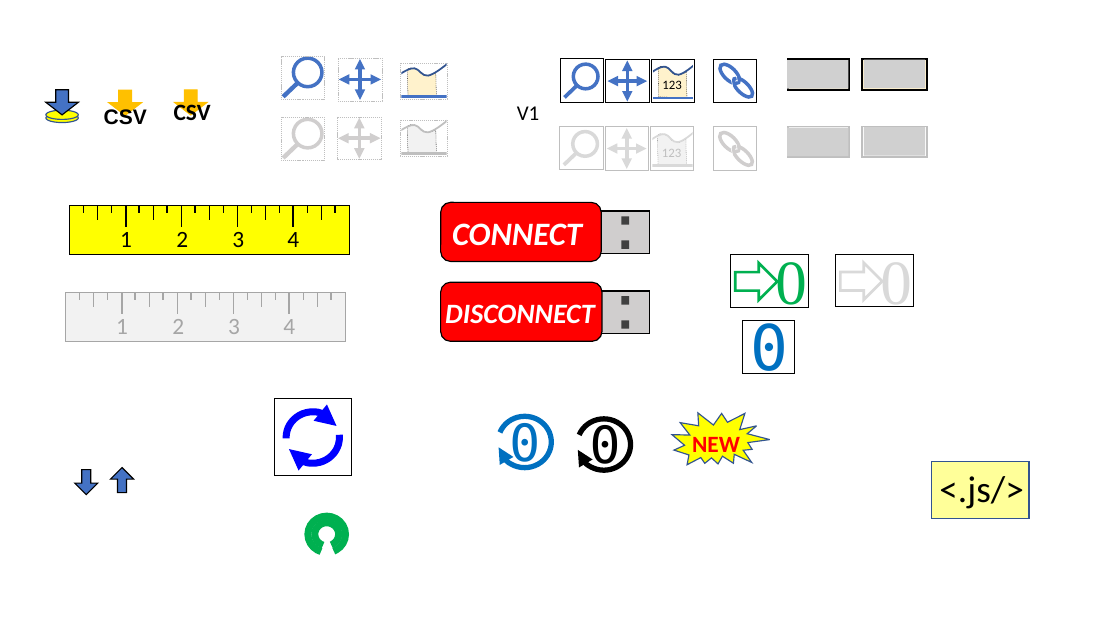
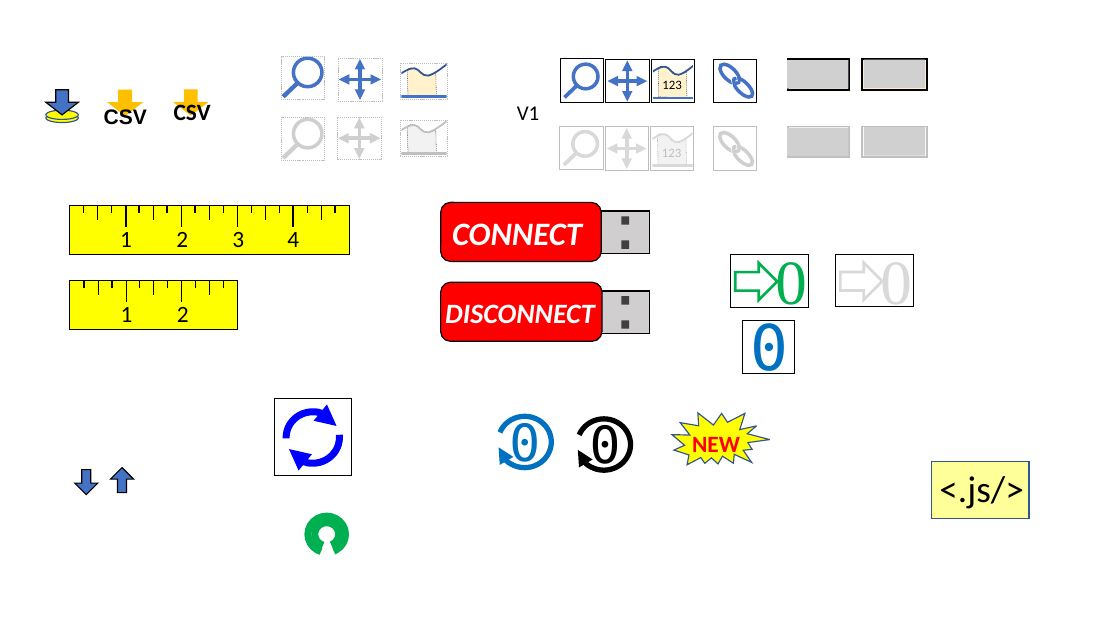
Before and after one commit to matsselen/IOLabWeb, a slide deck: slide 1 of images/IOLabWebImages.pptx. Drawn at 1120x630 pixels with LibreOffice and Linux fonts; fonts in the diff are those of the drawing; grey boxes stand for pictures. Boxes give left, top, right and bottom in pixels: in the first picture for what was removed or moved away, otherwise in the second. Text is boxed around its words. In the diff, an @@ line names an element or a change of style, - is before the commit and + after.

```diff
--- a/images/IOLabWebImages.pptx
+++ b/images/IOLabWebImages.pptx
@@ rectangle: place and size @@
-rectangle at bbox=[66, 293, 345, 342]
+rectangle at bbox=[70, 281, 238, 329]
@@ rectangle at bbox=[70, 281, 238, 329]: fill #F2F2F2 to #FFFF00; outline #A6A6A6 1 pt to #000000 1 pt @@
@@ line (84, 288) - (84, 281): stroke #A6A6A6 1 pt to #000000 1 pt @@
@@ line (98, 295) - (98, 281): stroke #A6A6A6 1 pt to #000000 1 pt @@
@@ line (112, 288) - (112, 281): stroke #A6A6A6 1 pt to #000000 1 pt @@
@@ text "1" at bbox=[121, 307, 133, 322]: text colour #A6A6A6 to #000000 @@
@@ line (127, 302) - (127, 281): stroke #A6A6A6 1 pt to #000000 1 pt @@
@@ line (139, 288) - (139, 281): stroke #A6A6A6 1 pt to #000000 1 pt @@
@@ line (154, 295) - (154, 281): stroke #A6A6A6 1 pt to #000000 1 pt @@
@@ line (167, 288) - (167, 281): stroke #A6A6A6 1 pt to #000000 1 pt @@
@@ text "2" at bbox=[177, 307, 189, 322]: text colour #A6A6A6 to #000000 @@
@@ line (182, 302) - (182, 281): stroke #A6A6A6 1 pt to #000000 1 pt @@
@@ line (196, 288) - (196, 281): stroke #A6A6A6 1 pt to #000000 1 pt @@
@@ line (210, 295) - (210, 281): stroke #A6A6A6 1 pt to #000000 1 pt @@
@@ 11 lines, 2 texts: place and size @@
-11 lines, 2 texts at bbox=[80, 293, 219, 334]
+11 lines, 2 texts at bbox=[84, 281, 224, 322]
@@ line (224, 288) - (224, 281): stroke #A6A6A6 1 pt to #000000 1 pt @@
@@ line removed from (234, 314) to (234, 293) @@
@@ line removed from (248, 300) to (248, 293) @@
@@ line removed from (261, 307) to (261, 293) @@
@@ line removed from (276, 300) to (276, 293) @@
@@ line removed from (289, 314) to (289, 293) @@
@@ line removed from (303, 300) to (303, 293) @@
@@ line removed from (318, 307) to (318, 293) @@
@@ line removed from (331, 300) to (331, 293) @@
@@ text removed at bbox=[228, 319, 240, 334] @@
-3
@@ text removed at bbox=[283, 319, 295, 334] @@
-4
```
Also in this commit, not shown: 2 other files.
